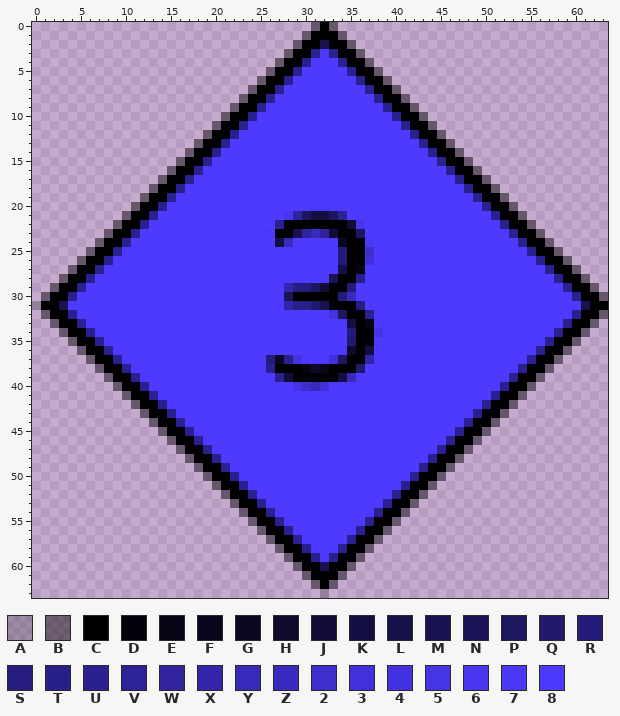
File history of a pixel-art sprite, Assets/Textures/BodyParts/bodypart_3.png. Above: the version before the commit.
The file is 64x64 pixels. Colours within 5 levels of each other are drawn and written as one.
Palette (. is transparent): A #00000030  B #00000070  C #000000  D #03020b  E #060414  F #08061b  G #0a0722  H #0d0a2c  J #110c38  K #140f43  L #161049  M #181250  N #1a1356  P #1d1661  Q #21196e  R #251b7a  S #271d80  T #291f89  U #2b208f  V #2d2296  W #30239d  X #3426ab  Y #382aba  Z #3a2bc0  2 #3e2ecb  3 #4231da  4 #4432e0  5 #4634e7  6 #4835ed  7 #4b37f6  8 #4e3aff
The result:
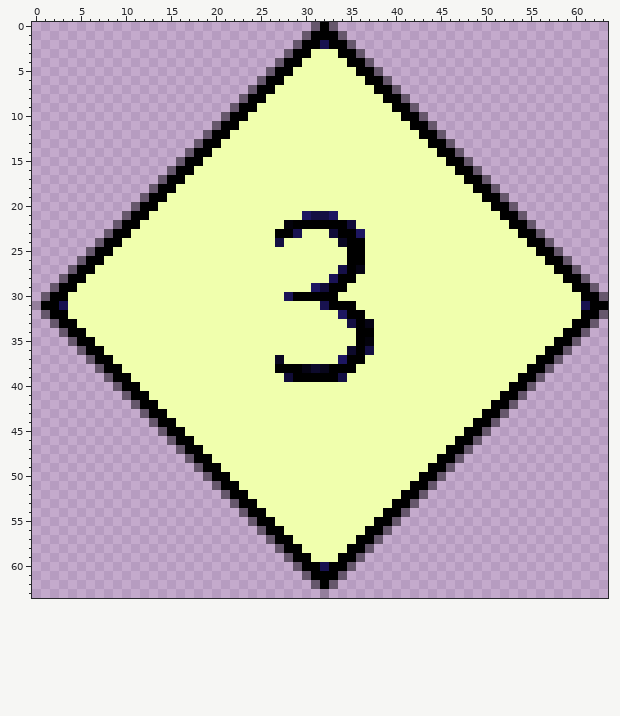
Change:
colour 8: #4e3aff -> #f0ffad
Changed rows in their new state; - is a pixel that keeps its letter.
first column x 4:
 3 ---------------------------8-8---------------------------
 4 --------------------------8---8--------------------------
 5 -------------------------8-----8-------------------------
 6 ------------------------8-------8------------------------
 7 -----------------------8---------8-----------------------
 8 ----------------------8-----------8----------------------
 9 ---------------------8-------------8---------------------
10 --------------------8---------------8--------------------
11 -------------------8-----------------8-------------------
12 ------------------8-------------------8------------------
13 -----------------8---------------------8-----------------
14 ----------------8-----------------------8----------------
15 ---------------8-------------------------8---------------
16 --------------8---------------------------8--------------
17 -------------8-----------------------------8-------------
18 ------------8-------------------------------8------------
19 -----------8---------------------------------8-----------
20 ----------8-----------------------------------8----------
21 ---------8--------------88----8----------------8---------
22 --------8--------------8--------8---------------8--------
23 -------8--------------8---888--------------------8-------
24 ------8-----------------8--------8----------------8------
25 -----8------------------------8--8-----------------8-----
26 ----8-------------------------8--8------------------8----
27 ---8-------------------------------------------------8---
28 --8-----------------------------8---------------------8--
29 -8----------------------888----8-----------------------8-
30 8-----------------------------88------------------------8
31 ------------------------8888----8------------------------
32 8----------------------------8---8----------------------8
33 -8-----------------------------------------------------8-
34 --8----------------------------8--8-------------------8--
35 ---8---------------------------8---------------------8---
36 ----8-----------------------------------------------8----
37 -----8----------------8-88---8---8-----------------8-----
38 ------8---------------8---------8-----------------8------
39 -------8---------------8-------8-----------------8-------
40 --------8----------------8888-------------------8--------
41 ---------8-------------------------------------8---------
42 ----------8-----------------------------------8----------
43 -----------8---------------------------------8-----------
44 ------------8-------------------------------8------------
45 -------------8-----------------------------8-------------
46 --------------8---------------------------8--------------
47 ---------------8-------------------------8---------------
48 ----------------8-----------------------8----------------
49 -----------------8---------------------8-----------------
50 ------------------8-------------------8------------------
51 -------------------8-----------------8-------------------
52 --------------------8---------------8--------------------
53 ---------------------8-------------8---------------------
54 ----------------------8-----------8----------------------
55 -----------------------8---------8-----------------------
56 ------------------------8-------8------------------------
57 -------------------------8-----8-------------------------
58 --------------------------8---8--------------------------
59 ---------------------------8-8---------------------------
Boxes around the changes in both pictures, in picture pixels (x1, y1, x2, y2):
changed: (68, 49, 581, 562)
